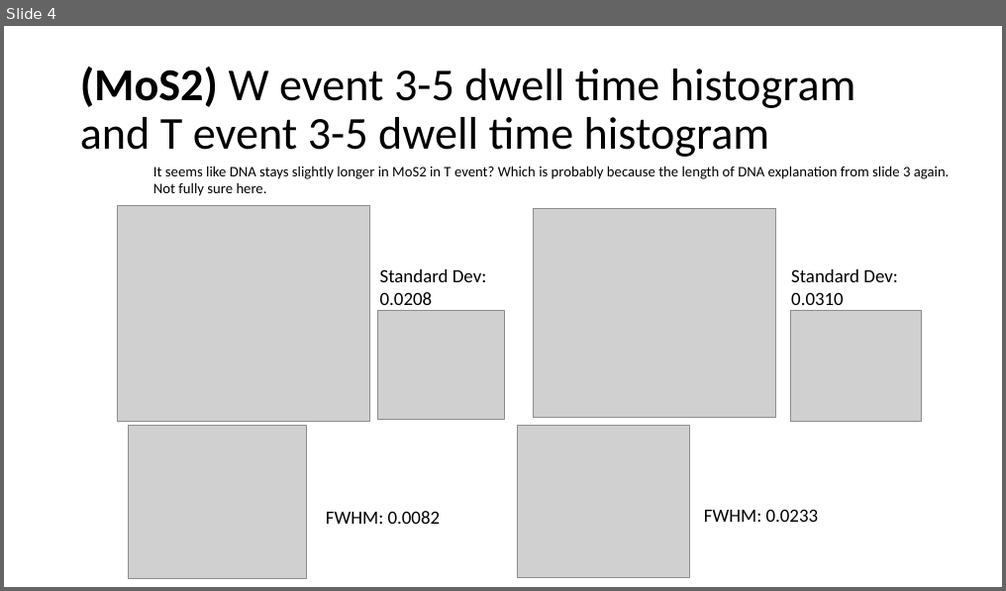
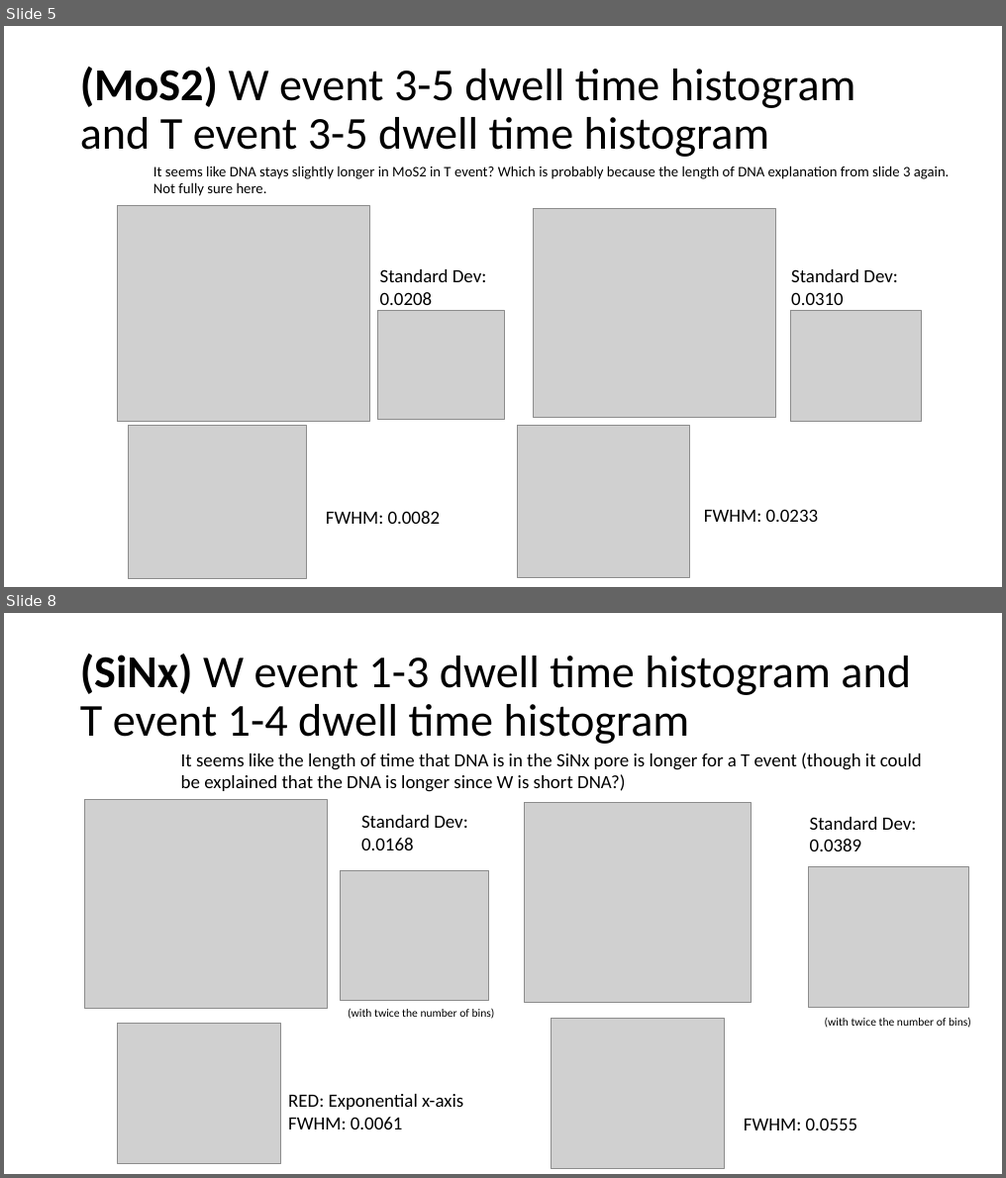
Before and after one commit to joshualchen/Clampfit, a slide deck: Chip U/Quick scatters and histograms of W and T 200mV.pptx. Shown one above the other, each under a label of ours: slide 4 before the commit, slides 5 and 8 after it; the slides between them are not shown. The pictures are 1006x591 and 1006x1178 pixels, drawn with LibreOffice and Linux fonts; fonts in the diff are those of the drawing; grey boxes stand for pictures. Boxes give left, top, right and bottom in pixels: in the first picture for what was removed or moved away, otherwise in the second. Text is boxed around its words. In the diff, an @@ line names an element or a change of style, - is before the commit and + after.

```diff
--- a/Chip U/Quick scatters and histograms of W and T 200mV.pptx
+++ b/Chip U/Quick scatters and histograms of W and T 200mV.pptx
@@ slide 8 added at <box>4,613,1002,1174</box>, background #FFFFFF @@
@@ title added at <box>80,654,911,744</box>, 44 pt, text #000000 @@
+(SiNx) W event 1-3 dwell time histogram and T event 1-4 dwell time histogram
@@ text added at <box>181,753,922,792</box>, 18 pt, text #000000 @@
+It seems like the length of time that DNA is in the SiNx pore is longer for a T event (though it could be explained that the DNA is longer since W is short DNA?)
@@ picture added at <box>84,799,327,1008</box> @@
@@ text added at <box>361,815,467,851</box>, 18 pt, text #000000 @@
+Standard Dev: 0.0168
@@ picture added at <box>525,803,751,1003</box> @@
@@ text added at <box>810,817,916,852</box>, 18 pt, text #000000 @@
+Standard Dev: 0.0389
@@ picture added at <box>341,870,488,1000</box> @@
@@ picture added at <box>809,867,969,1008</box> @@
@@ picture added at <box>118,1024,281,1164</box> @@
@@ text added at <box>348,1008,495,1019</box>, 11 pt, text #000000 @@
+(with twice the number of bins)
@@ picture added at <box>550,1019,724,1169</box> @@
@@ text added at <box>825,1017,971,1028</box>, 11 pt, text #000000 @@
+(with twice the number of bins)
@@ text added at <box>288,1094,463,1130</box>, 18 pt, text #000000 @@
+RED: Exponential x-axis
+FWHM: 0.0061
@@ text added at <box>744,1118,858,1131</box>, 18 pt, text #000000 @@
+FWHM: 0.0555
@@ what was slide 4 is now slide 5 @@
```
Also in this commit, not shown: 1 slide changed, 3 other slides added, 6 other files.
